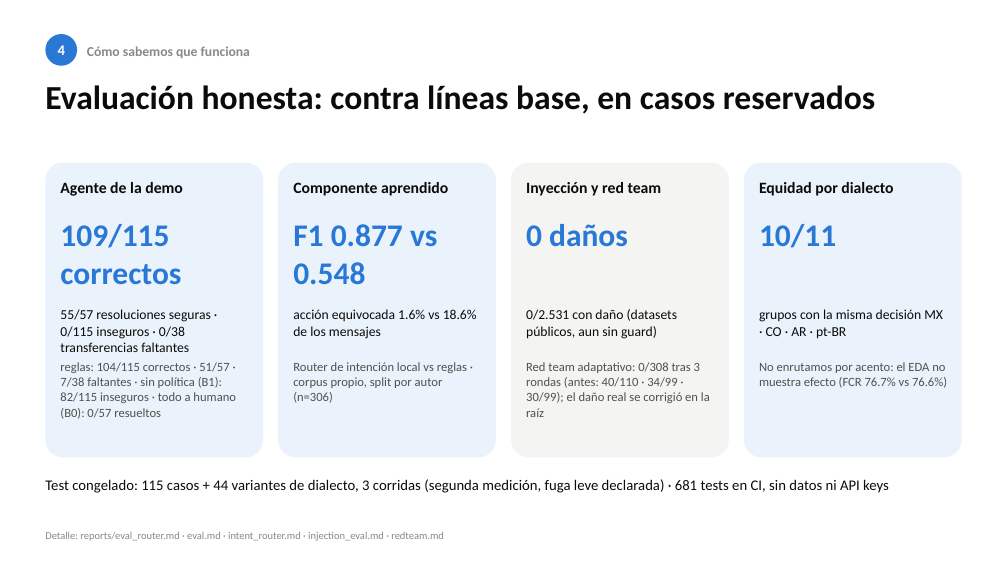
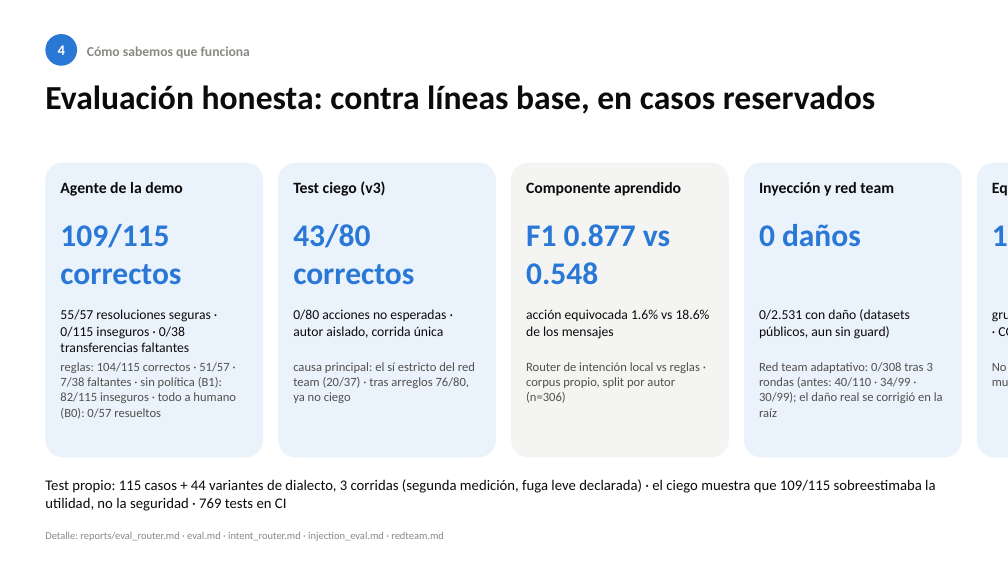
Before and after one commit to Mr-Percival/factored-hackathon-2026-disputas, a slide deck: slide 4 of docs/pitch/deck.pptx. Drawn at 1008x567 pixels with LibreOffice and Linux fonts; fonts in the diff are those of the drawing. Boxes give left, top, right and bottom in pixels: in the first picture for what was removed or moved away, otherwise in the second. Text is boxed around its words. In the diff, an @@ line names an element or a change of style, - is before the commit and + after.

```diff
--- a/docs/pitch/deck.pptx
+++ b/docs/pitch/deck.pptx
@@ rounded rectangle added at [977,163,1008,457], fill #EAF2FC @@
@@ text added at [992,178,1008,208], 15 pt, text #0B0B0B, bold @@
+Equidad por dialecto
@@ text at [293,181,385,196]: text changed @@
-Componente aprendido
+Test ciego (v3)
@@ text at [526,182,681,196]: text changed @@
-Inyección y red team
+Componente aprendido
@@ text at [759,182,894,196]: text changed @@
-Equidad por dialecto
+Inyección y red team
@@ text at [293,224,414,285]: text changed @@
-F1 0.877 vs 0.548
+43/80 correctos
@@ text at [526,224,670,285]: text changed @@
-0 daños
+F1 0.877 vs 0.548
@@ text at [759,224,861,247]: text changed @@
-10/11
+0 daños
@@ text added at [992,225,1008,246], 30 pt, text #2A78D6, bold @@
+10/11
@@ text at [293,309,446,338]: text changed @@
-acción equivocada 1.6% vs 18.6% de los mensajes
+0/80 acciones no esperadas · autor aislado, corrida única
@@ text at [526,309,710,339]: text changed @@
-0/2.531 con daño (datasets públicos, aun sin guard)
+acción equivocada 1.6% vs 18.6% de los mensajes
@@ text at [759,309,910,339]: text changed @@
-grupos con la misma decisión MX · CO · AR · pt-BR
+0/2.531 con daño (datasets públicos, aun sin guard)
@@ text added at [998,327,1008,336], 13 pt, text #0B0B0B @@
+grupos con la misma decisión MX · CO · AR · pt-BR
@@ text at [293,362,475,403]: text changed @@
-Router de intención local vs reglas · corpus propio, split por autor (n=306)
+causa principal: el sí estricto del red team (20/37) · tras arreglos 76/80, ya no ciego
@@ text at [526,362,700,403]: text changed @@
-Red team adaptativo: 0/308 tras 3 rondas (antes: 40/110 · 34/99 · 30/99); el daño real se corrigió en la raíz
+Router de intención local vs reglas · corpus propio, split por autor (n=306)
@@ text at [759,362,943,417]: text changed @@
-No enrutamos por acento: el EDA no muestra efecto (FCR 76.7% vs 76.6%)
+Red team adaptativo: 0/308 tras 3 rondas (antes: 40/110 · 34/99 · 30/99); el daño real se corrigió en la raíz
@@ text added at [992,363,1007,371], 12 pt, text #52514E @@
+No enrutamos por acento: el EDA no muestra efecto (FCR 76.7% vs 76.6%)
@@ text at [45,479,935,511]: text changed @@
-Test congelado: 115 casos + 44 variantes de dialecto, 3 corridas (segunda medición, fuga leve declarada) · 681 tests en CI, sin datos ni API keys
+Test propio: 115 casos + 44 variantes de dialecto, 3 corridas (segunda medición, fuga leve declarada) · el ciego muestra que 109/115 sobreestimaba la utilidad, no la seguridad · 769 tests en CI
```
Also in this commit, not shown: 11 other files.
